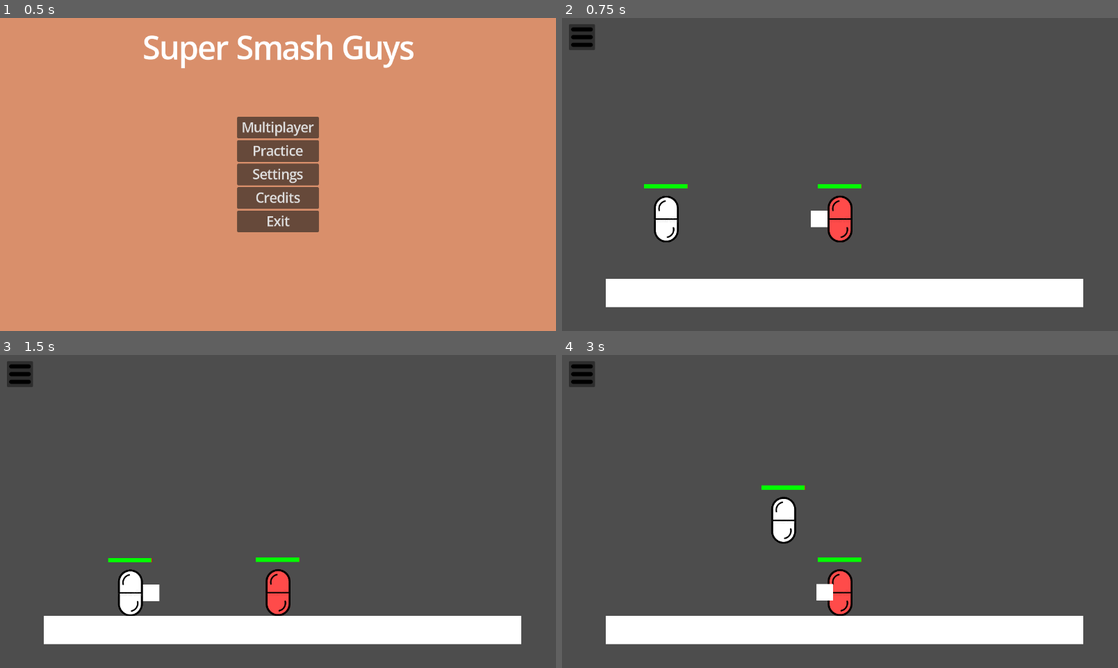
Above: before the commit, frames 1-4 (two rows, left to right).
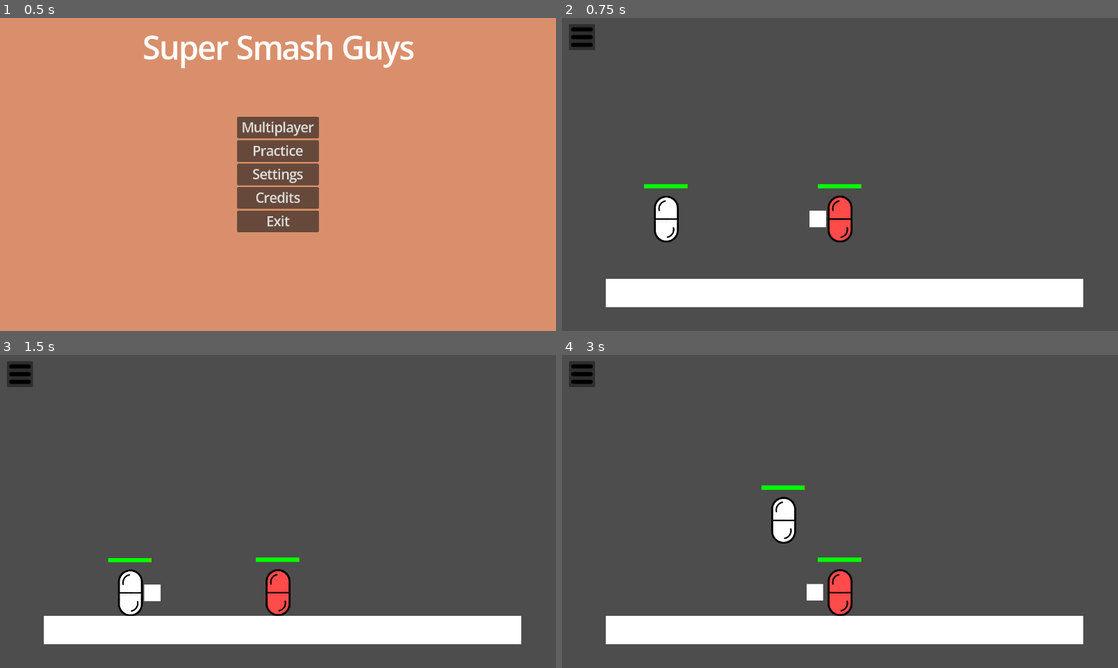
Above: after the commit, the same moments.

Repository: Rivmo/Super-Smash-Guys
Game: Godot game, scene res://scenes/main_menu_screen.tscn
The game is run twice, just before and just after one commit, with the same random seed, the same clock (stepped at 60 frames per second) and the same inputs.
Inputs (mouse positions are in pixels of both pictures, inside the frame that each line leads up to):
- Up to frame 1 (0.5 s): no input
- Up to frame 2 (0.75 s): click "Practice" at 0.5 s
- Up to frame 3 (1.5 s): tap Enter at 1.25 s; move the mouse to (400, 495) at 1.27 s; hold Right (Right) from 1.28 s (still down); tap O (Attack) at 1.35 s; click (400, 495) at 1.42 s
- Up to frame 4 (3 s): tap Up (Jump) at 1.52, 2.27 s; move the mouse to (728, 527) at 2.02 s; tap Down (Crouch) at 2.1 s; move the mouse to (895, 442) at 2.77 s; release Right (Right) at 2.78 s; hold Left (Left) from 2.78 s (still down); tap Space (Dash) at 2.85 s

Frame 1 is identical in both runs. In frame 2, less than 0.1% of the frame differs, in the area x 44-48%, y 61-67%; in frame 3, less than 0.1%; in frame 4, 0.2%, in the area x 44-49%, y 73-79%.

Commit message:
Changed Knockback for delta

Diff:
--- a/scripts/attack_default.gd
+++ b/scripts/attack_default.gd
@@ -1,9 +1,9 @@
 extends Node2D
 
 @export var dir = 2
-@export var move_time = 25
+@export var move_time = 0.5
 @export var Movement_speed = 500
-var time := 0
+var time = 0
 var Movement_speed_time = Movement_speed
 # Called when the node enters the scene tree for the first time.
 func _ready() -> void:
@@ -15,8 +15,9 @@
 func _process(delta: float) -> void:
 	if time < move_time :
 		position.x += Movement_speed_time * delta
-		Movement_speed_time -= 2 * Movement_speed/(move_time)
-		time += 1
+		Movement_speed_time -= 2 * Movement_speed/move_time * delta
+		print(time, delta)
+		time += delta
 
 	else:
 		self.free()
@@ -29,7 +30,7 @@
 		body.apply_impulse(Vector2(dir*(400+knockback),10))
 	elif body.name == "Player" and get_parent().name != "Player":
 		body.knockback += 10
-		var knockback = body.knockback * 4
-		body.velocityxk += dir*(100+knockback)
+		var knockback = body.knockback * 100
+		body.velocityxk += dir*(2000+knockback)
 		body.velocityyk += 10
 		body.stuntime = 0.2
--- a/scripts/player_character.gd
+++ b/scripts/player_character.gd
@@ -10,7 +10,8 @@
 @export var velocityxk = 0
 @export var velocityyk = 0
 @export var stuntime = 0
-
+#extra stats
+@export var blocking = 0
 
 signal Attack(pos, dir)
 
@@ -54,7 +55,7 @@
 		is_dashing = false
 
 	if stuntime > 0:
-		stuntime -= 1 * delta
+		stuntime -= delta
 		velocityxk -= velocityxk/stuntime * delta
 		velocityyk -= velocityyk/stuntime * delta
 	else:
@@ -113,7 +114,7 @@
 			position.y += 51
 		if Input.is_action_just_released("Crouch"):
 			scale.y = 1
-	velocity.x += velocityxk
-	velocity.y += velocityyk
+	velocity.x += velocityxk*delta
+	velocity.y += velocityyk  *delta
 
 	move_and_slide()
